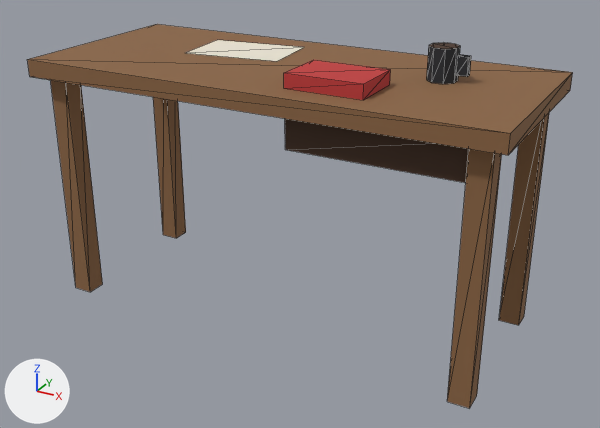
A saved change to the glTF model winter-survival/assets/models/desk.glb.
Rendered twice from a 50 mm lens placed at (1.121, -1.993, 1.302), pointed at (0.041, -0.028, 0.319). Every picture has the same lights, and +X, +Y and +Z are marked at lower left. The picture after the commit comes second. Mesh edges are drawn as thin lines. Vertices at exactly the same position are counted once.

Names of what the first picture shows: 'Desk'.
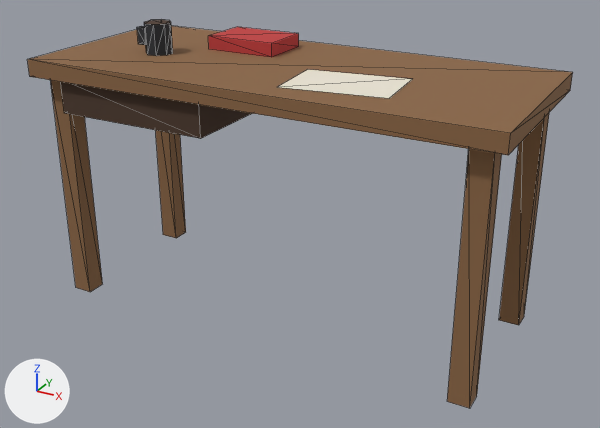
Location of each change, [x1, y1, x2, y2] in pixels of the pictures (600 x 428 px; the box of a moved part takes in the faces that stretch with it):
'Desk', reshaped
    before: [27, 24, 573, 408]
    after: [27, 20, 573, 408]
part 1 of me_desk, moved or reshaped
    before: [285, 119, 469, 183]
    after: [61, 82, 253, 139]
part 2 of me_desk, moved or reshaped
    before: [187, 40, 304, 61]
    after: [278, 69, 412, 98]
part 3 of me_desk, moved or reshaped
    before: [427, 42, 460, 84]
    after: [144, 20, 173, 56]
part 4 of me_desk, moved or reshaped
    before: [456, 54, 471, 77]
    after: [137, 26, 146, 45]
part 5 of me_desk, moved or reshaped
    before: [284, 60, 390, 100]
    after: [208, 27, 299, 57]
part 6 of me_desk, moved or reshaped
    both: [27, 60, 573, 408]
part 7 of me_desk, recoloured
    both: [134, 26, 485, 103]

What changed in the scene script:
```text
Add mat_palette_vcol:
    mat_palette_vcol = bpy.data.materials.new('palette_vcol')
    mat_palette_vcol.use_nodes = True; mat_palette_vcol.node_tree.nodes.clear()
    _N = mat_palette_vcol.node_tree.nodes; _L = mat_palette_vcol.node_tree.links
    n0 = _N.new('ShaderNodeBsdfPrincipled'); n0.name = 'Principled BSDF'
    n0.inputs[2].default_value = 0.9  # 'Roughness'
    n1 = _N.new('ShaderNodeOutputMaterial'); n1.name = 'Material Output'
    n2 = _N.new('ShaderNodeVertexColor'); n2.name = 'Color Attribute'
    _L.new(n0.outputs[0], n1.inputs[0])  # 'BSDF' to 'Surface'
    _L.new(n2.outputs[0], n0.inputs[0])  # 'Color' to 'Base Color'
Change me_desk:
    where me_desk.from_pydata(...)  # 84 vertices, 98 faces; spans x -0.7..0.7, y -0.3..0.3, z 0.0..0.84
    used by ob_desk; location = (0.0, 0.0, 0.0)
    remove me_desk.materials.append(mat_wood_dark)  # brown #4a3426
    remove me_desk.materials.append(mat_paper)  # pale yellow #ede6d6
    remove me_desk.materials.append(mat_iron)  # dark grey #2b2e33
    remove me_desk.materials.append(mat_can_red)  # red #c23b3b
    me_desk part 1: the loose piece of 8 vertices spanning x 0.12..0.6, y -0.25..0.28, z 0.6..0.7 is turned 180 degrees about the z axis through the mesh origin, in mat_palette_vcol
    me_desk part 2: the loose piece of 4 vertices spanning x -0.37..-0.06, y -0.02..0.22, z 0.751 is moved by (0.43, -0.2, 0.0), in mat_palette_vcol
    me_desk part 3: the loose piece of 16 vertices spanning x 0.383..0.457, y 0.013..0.087, z 0.75..0.84 is moved by (-0.84, -0.1, 0.0), in mat_palette_vcol
    me_desk part 4: the loose piece of 8 vertices spanning x 0.46..0.49, y 0.04..0.06, z 0.77..0.82 is turned 180 degrees about the z axis through the mesh origin, in mat_palette_vcol
    me_desk part 5: the loose piece of 8 vertices spanning x 0.1..0.32, y -0.22..-0.06, z 0.75..0.79 is turned 180 degrees about the z axis through the mesh origin, in mat_palette_vcol
    me_desk part 6
    40 faces are deleted
    40 new faces join them
    me_desk part 7: 4 faces spanning x -0.7..0.7, y -0.3..0.3, z 0.7..0.75 switch from mat_wood (brown #8b6543) to mat_palette_vcol
```
